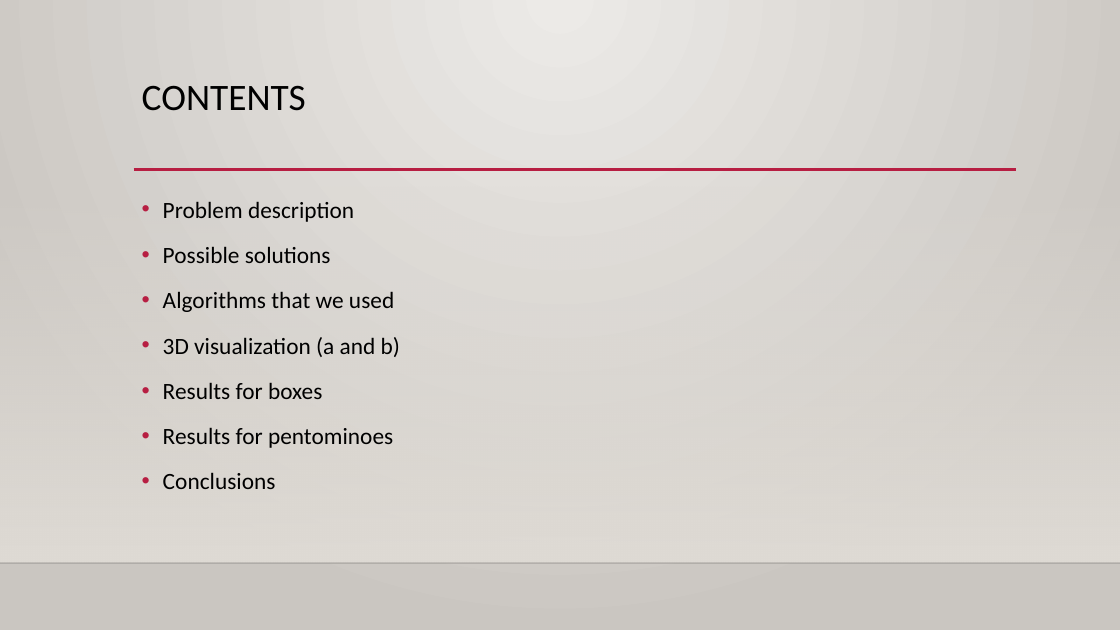
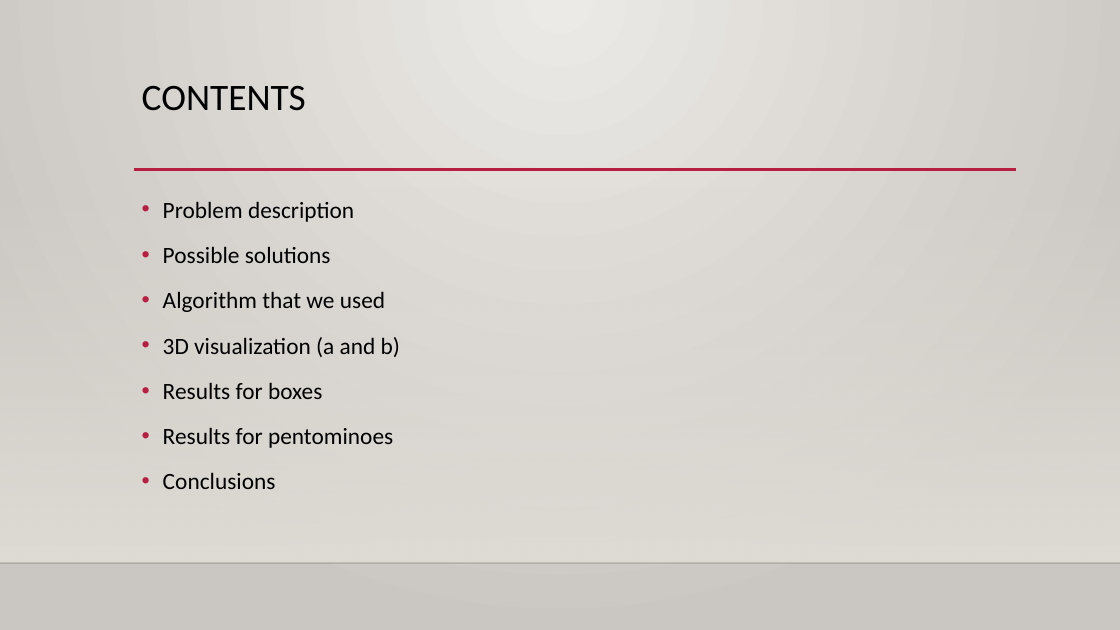
Before and after one commit to 31l3311/Pentominoes, a slide deck: slide 2 of project 3.pptx. Drawn at 1120x630 pixels with LibreOffice and Linux fonts; fonts in the diff are those of the drawing; background and template pictures are left out. Boxes give left, top, right and bottom in pixels: in the first picture for what was removed or moved away, otherwise in the second. Text is boxed around its words. In the diff, an @@ line names an element or a change of style, - is before the commit and + after.

```diff
--- a/project 3.pptx
+++ b/project 3.pptx
@@ text at bbox=[163, 291, 385, 312]: text changed @@
-• Algorithms that we used
+• Algorithm that we used
```
Also in this commit, not shown: 1 other slide changed, 3 slides added, 3 other files.
